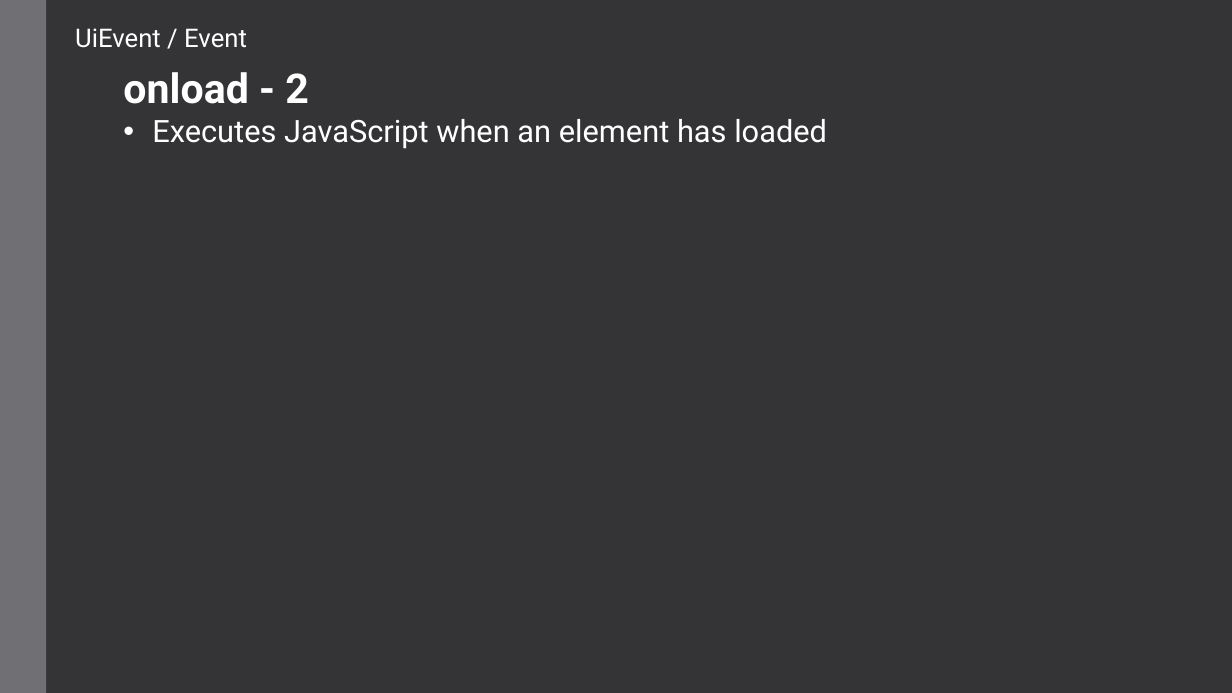
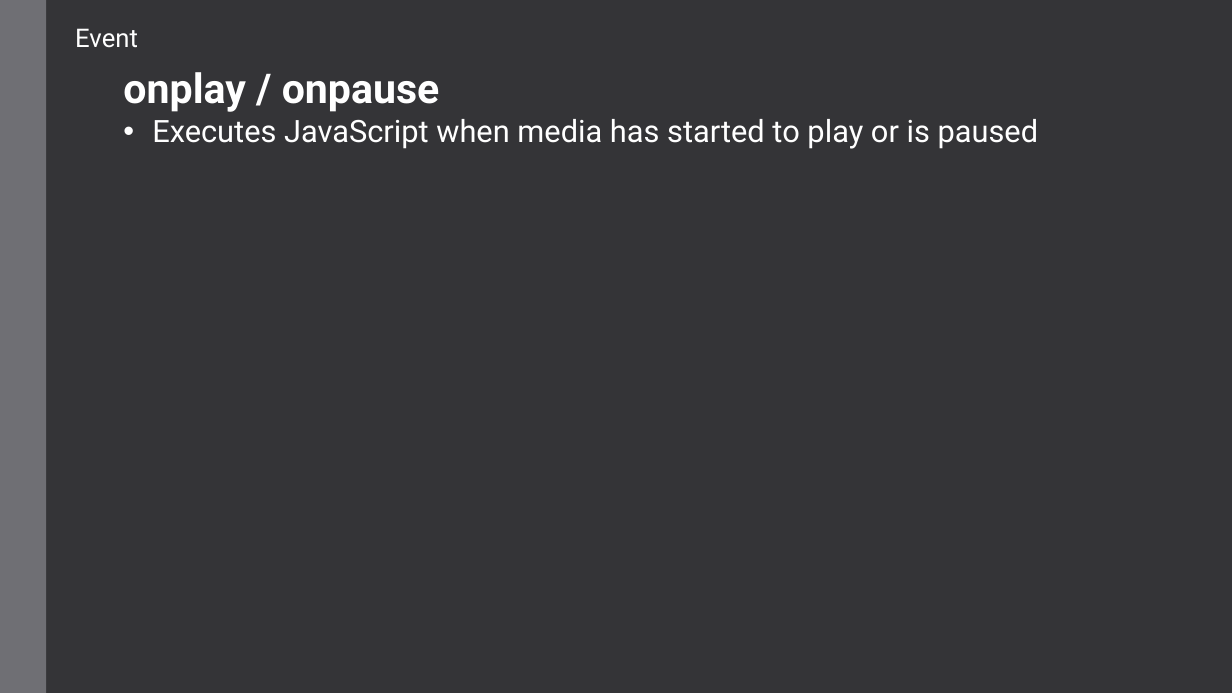
Before and after one commit to Cook-Amy/Cook-Amy.github.io, a slide deck: slide 22 of Teaching/jsEvents/JavaScript Events.pptx. Drawn at 1232x693 pixels with LibreOffice and Linux fonts; fonts in the diff are those of the drawing. Boxes give left, top, right and bottom in pixels: in the first picture for what was removed or moved away, otherwise in the second. Text is boxed around its words. In the diff, an @@ line names an element or a change of style, - is before the commit and + after.

```diff
--- a/Teaching/jsEvents/JavaScript Events.pptx
+++ b/Teaching/jsEvents/JavaScript Events.pptx
@@ text at <box>75,28,138,48</box>: text changed @@
-UiEvent / Event
+Event
@@ text at <box>123,72,1039,149</box>: text changed @@
-onload - 2
-• Executes JavaScript when an element has loaded
+onplay / onpause
+• Executes JavaScript when media has started to play or is paused
```
Also in this commit, not shown: 3 other slides changed, 4 slides added, 1 slide removed, 3 other files.
